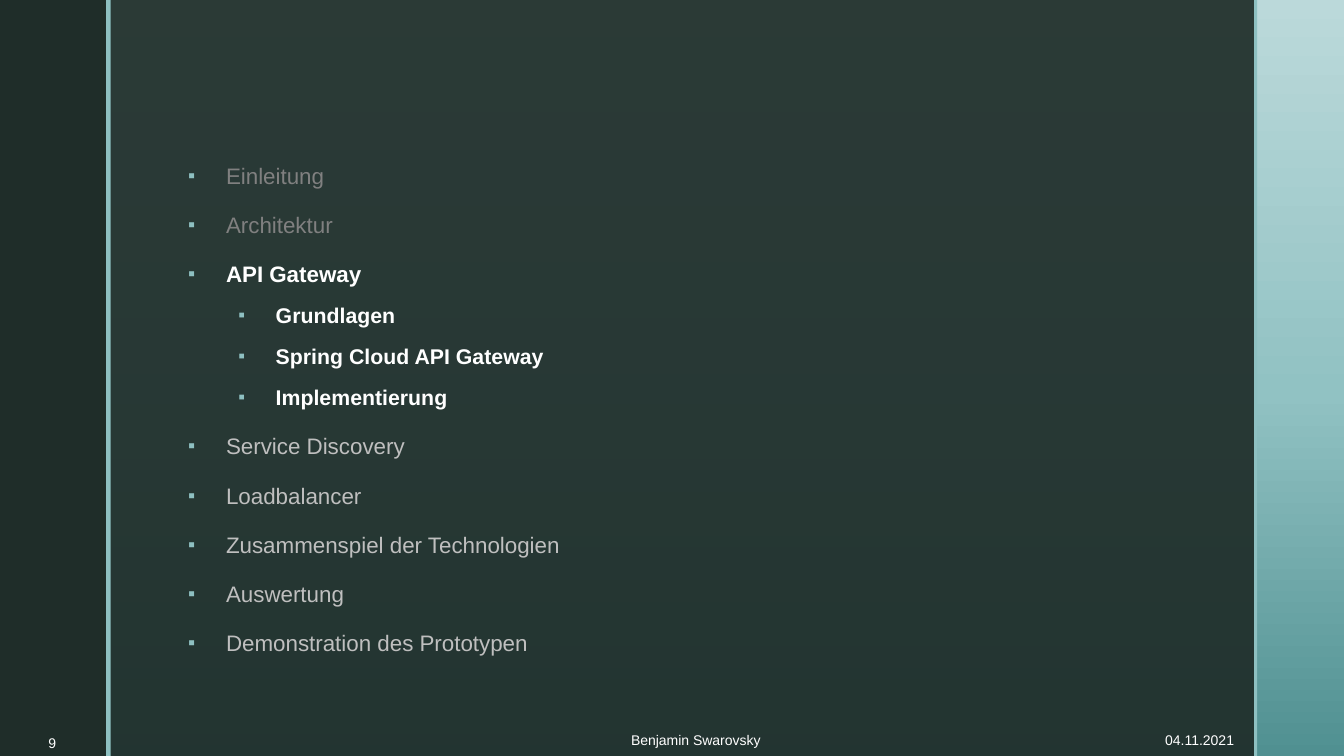
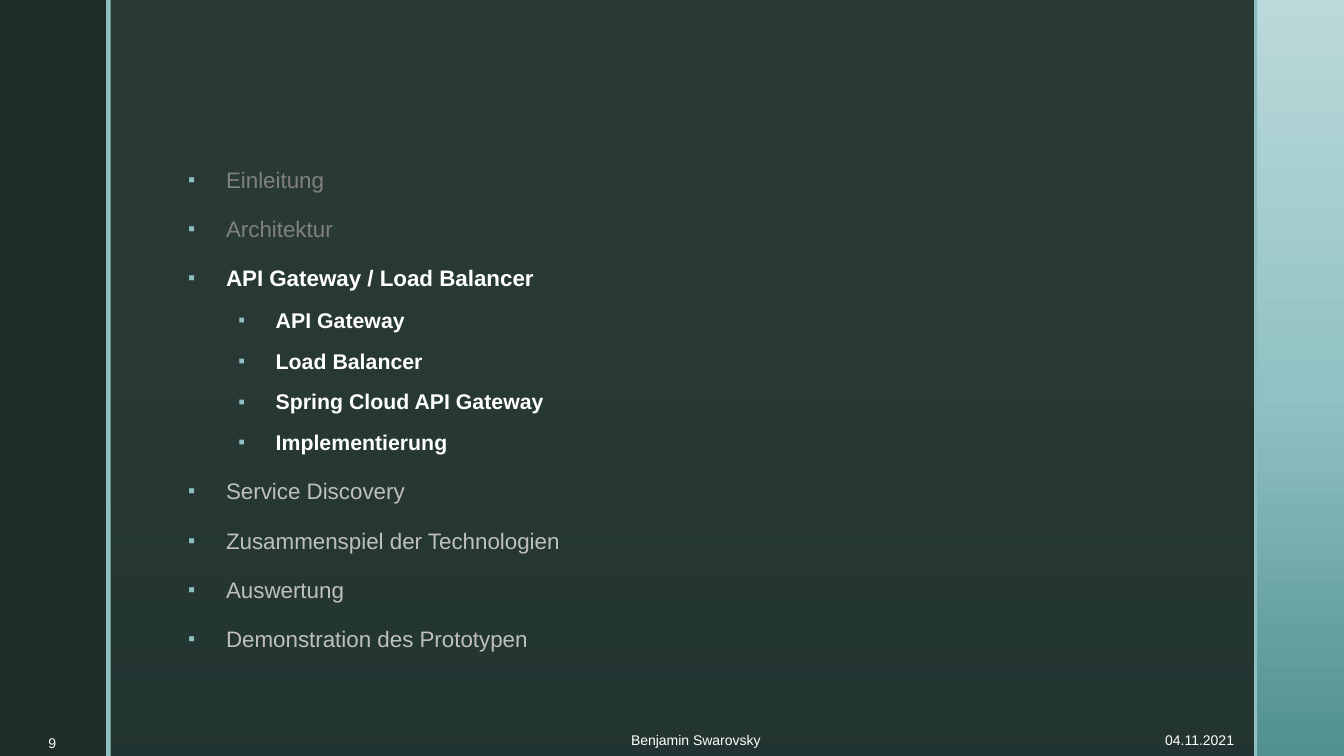
Before and after one commit to BenjaminS01/Abschluss, a slide deck: slide 9 of Vortrag.pptx. Drawn at 1344x756 pixels with LibreOffice and Linux fonts; fonts in the diff are those of the drawing; background and template pictures are left out. Boxes give left, top, right and bottom in pixels: in the first picture for what was removed or moved away, otherwise in the second. Text is boxed around its words. In the diff, an @@ line names an element or a change of style, - is before the commit and + after.

Commit message:
Vortrag Gateway und Load Balancer

```diff
--- a/Vortrag.pptx
+++ b/Vortrag.pptx
@@ text at (226, 269, 533, 291): paragraph added @@
+▪ API Gateway / Load Balancer
@@ text at (276, 313, 405, 333): size 16 to 15.2 pt in "API Gateway"; list level 1 to 2 in "API Gateway" @@
@@ text at (276, 353, 423, 369): text changed @@
-  ▪ Grundlagen
+  ▪ Load Balancer
@@ text at (226, 488, 361, 504): paragraph removed @@
-▪ Loadbalancer
```
Also in this commit, not shown: 3 other slides changed, 3 slides added.
